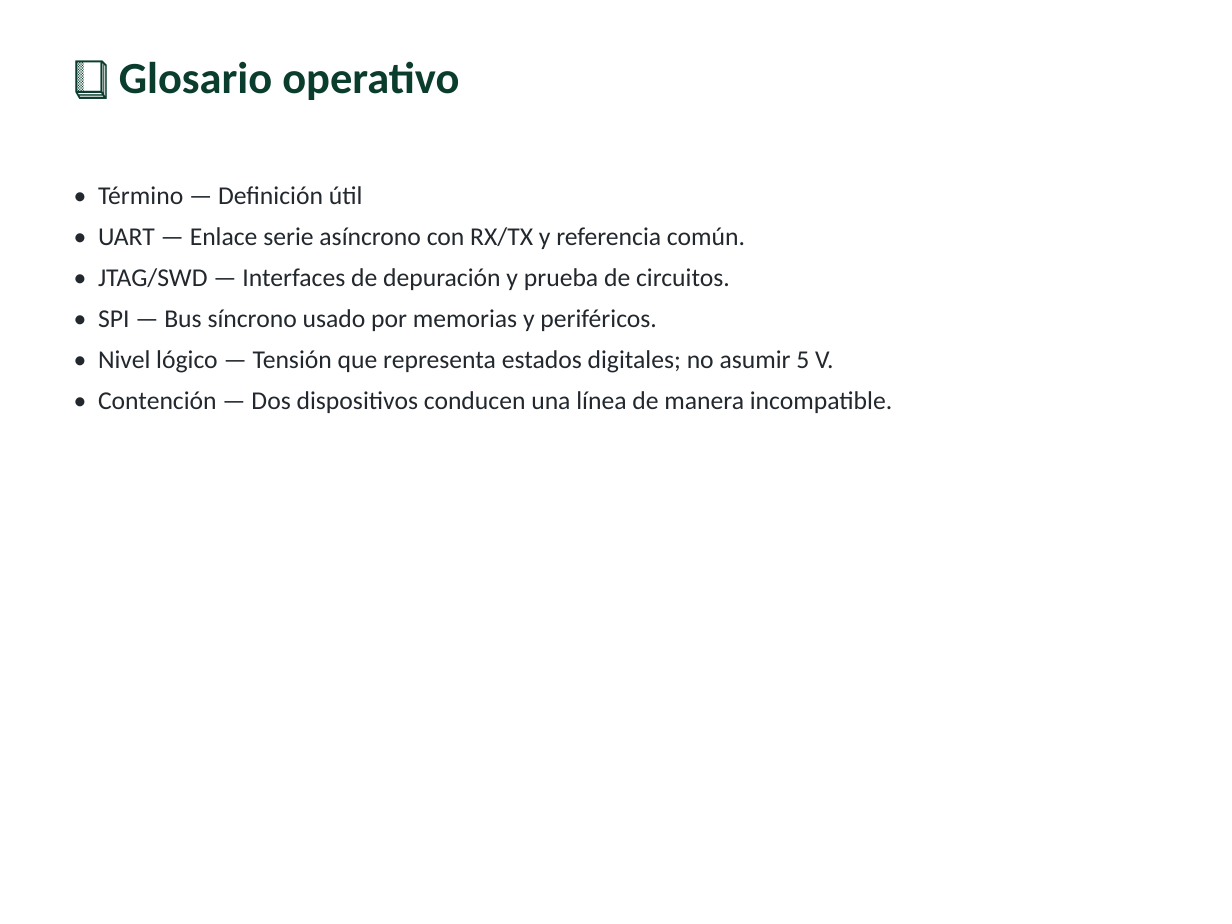
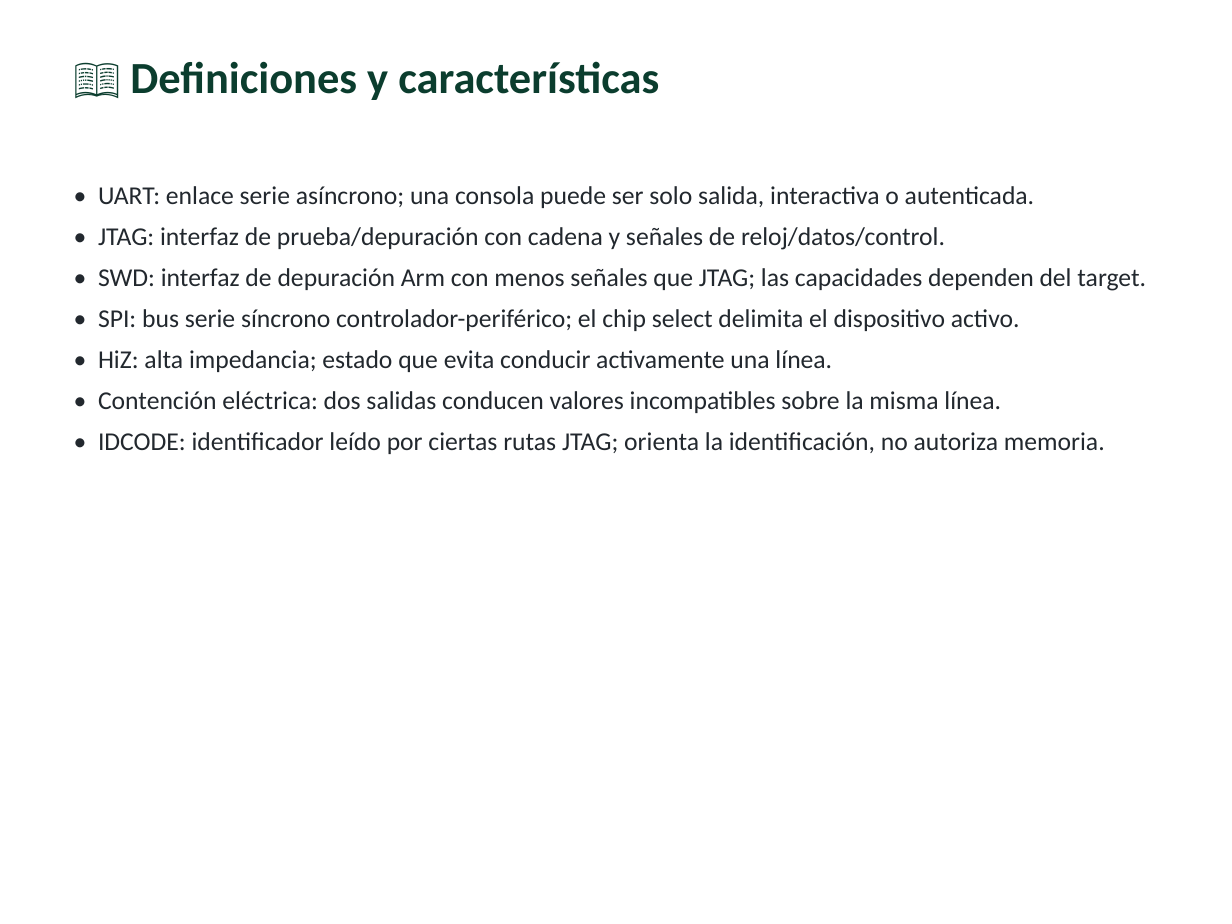
Before and after one commit to vladimiracunadev-create/modern-cybersecurity-program, a slide deck: slide 6 of classes/parte-13-seguridad-movil-iot-e-inalambrica/268-analisis-de-hardware-uart-jtag-y-spi/clase-268-presentacion.pptx. Drawn at 1232x924 pixels with LibreOffice and Linux fonts; fonts in the diff are those of the drawing. Boxes give left, top, right and bottom in pixels: in the first picture for what was removed or moved away, otherwise in the second. Text is boxed around its words. In the diff, an @@ line names an element or a change of style, - is before the commit and + after.

```diff
--- a/classes/parte-13-seguridad-movil-iot-e-inalambrica/268-analisis-de-hardware-uart-jtag-y-spi/clase-268-presentacion.pptx
+++ b/classes/parte-13-seguridad-movil-iot-e-inalambrica/268-analisis-de-hardware-uart-jtag-y-spi/clase-268-presentacion.pptx
@@ text at (130, 61, 659, 100): text changed @@
-📔 Glosario operativo
+📖 Definiciones y características
@@ text at (98, 186, 1146, 454): text changed @@
-• Término — Definición útil
-• UART — Enlace serie asíncrono con RX/TX y referencia común.
-• JTAG/SWD — Interfaces de depuración y prueba de circuitos.
-• SPI — Bus síncrono usado por memorias y periféricos.
-• Nivel lógico — Tensión que representa estados digitales; no asumir 5 V.
-• Contención — Dos dispositivos conducen una línea de manera incompatible.
+• UART: enlace serie asíncrono; una consola puede ser solo salida, interactiva o autenticada.
+• JTAG: interfaz de prueba/depuración con cadena y señales de reloj/datos/control.
+• SWD: interfaz de depuración Arm con menos señales que JTAG; las capacidades dependen del target.
+• SPI: bus serie síncrono controlador-periférico; el chip select delimita el dispositivo activo.
+• HiZ: alta impedancia; estado que evita conducir activamente una línea.
+• Contención eléctrica: dos salidas conducen valores incompatibles sobre la misma línea.
+• IDCODE: identificador leído por ciertas rutas JTAG; orienta la identificación, no autoriza memoria.
```
Also in this commit, not shown: 13 other slides changed, 2 slides added, 2 slides removed, 27 other files.
